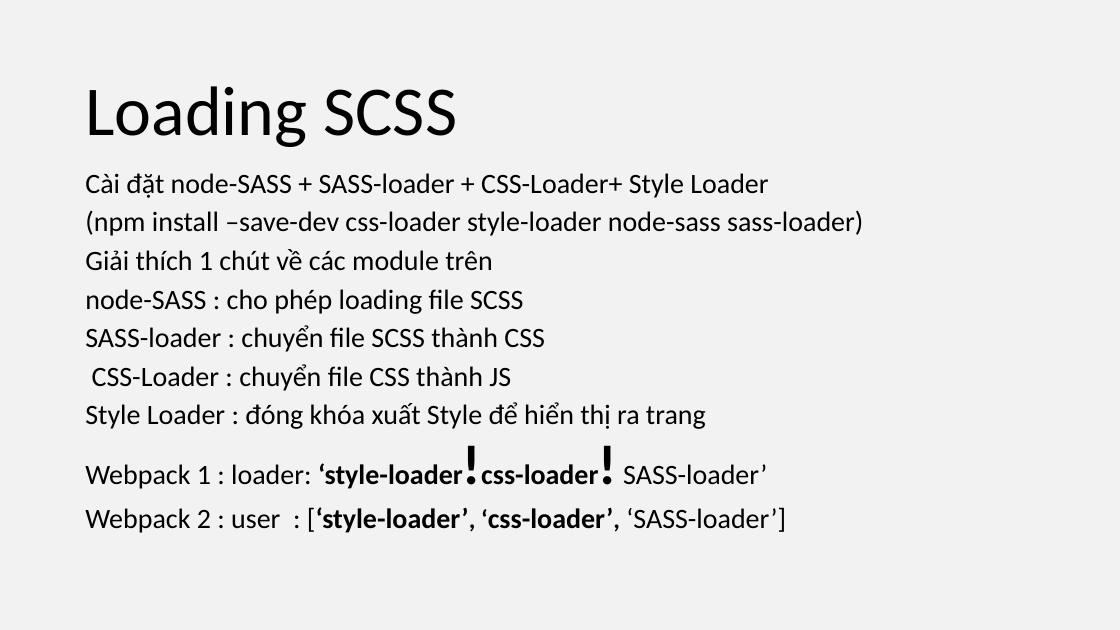
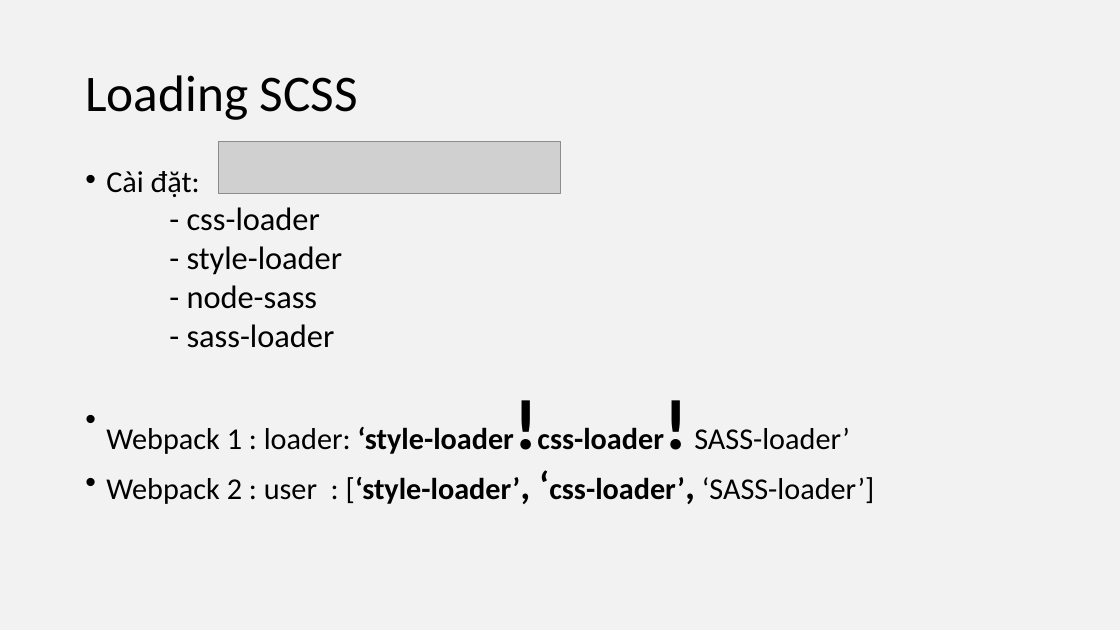
Before and after one commit to UDPT-2017/seminar-webpack-1412193-1412169, a slide deck: slide 11 of Sildewebpack.pptx. Drawn at 1120x630 pixels with LibreOffice and Linux fonts; fonts in the diff are those of the drawing; grey boxes stand for pictures. Boxes give left, top, right and bottom in pixels: in the first picture for what was removed or moved away, otherwise in the second. Text is boxed around its words. In the diff, an @@ line names an element or a change of style, - is before the commit and + after.

```diff
--- a/Sildewebpack.pptx
+++ b/Sildewebpack.pptx
@@ title "Loading SCSS" at [85,75,358,120]: size 60 to 44 pt; vertical alignment bottom to middle @@
@@ picture added at [218,141,560,193] @@
@@ text at [106,171,343,348]: text changed; size 24 to 27.8 pt @@
-Cài đặt node-SASS + SASS-loader + CSS-Loader+ Style Loader
-(npm install –save-dev css-loader style-loader node-sass sass-loader)
-Giải thích 1 chút về các module trên
-node-SASS : cho phép loading file SCSS
-SASS-loader : chuyển file SCSS thành CSS
-CSS-Loader : chuyển file CSS thành JS
-Style Loader : đóng khóa xuất Style để hiển thị ra trang
+• Cài đặt:
+- css-loader
+- style-loader
+- node-sass
+- sass-loader
@@ text at [106,427,874,504]: size 24 to 25.9 pt in "Webpack 1 : loader: ‘style-loader!css-loader! SASS-loader’", "Webpack 2 : user : [‘style-loader’, ‘css-loader’, ..."; size 48 to 61 pt in "‘style-loader!css-loader!"; size 22 to 33.3 pt in "[‘style-loader’, ‘css-loader’,"; bullet none to •; line spacing 0.8 to 0.7 @@
```
Also in this commit, not shown: 11 other slides changed.
